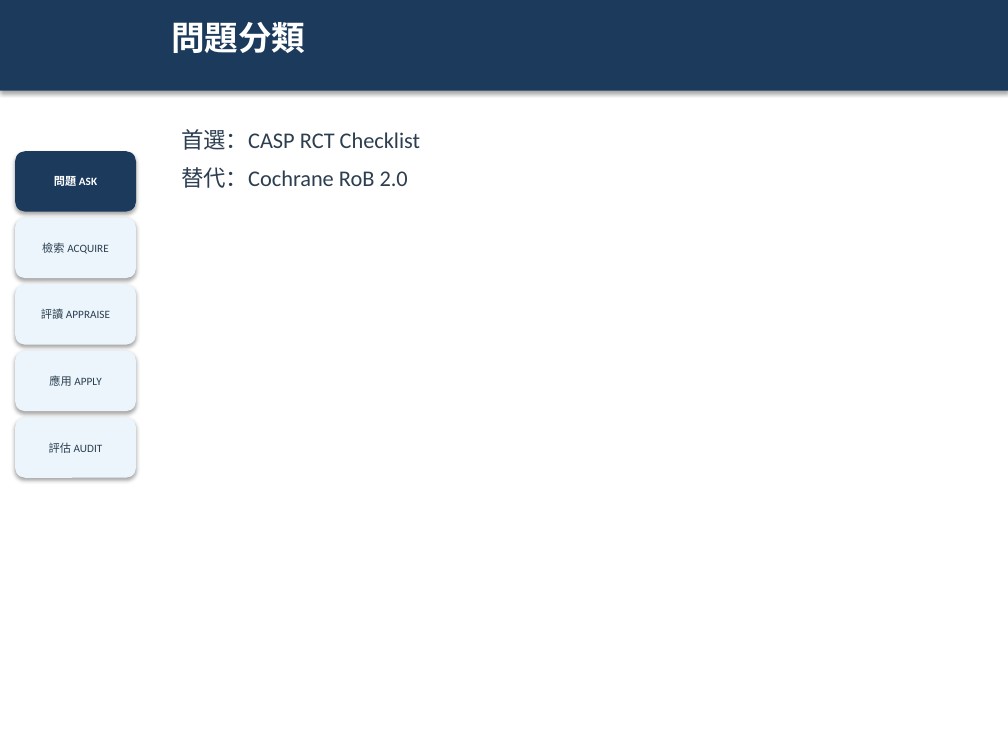
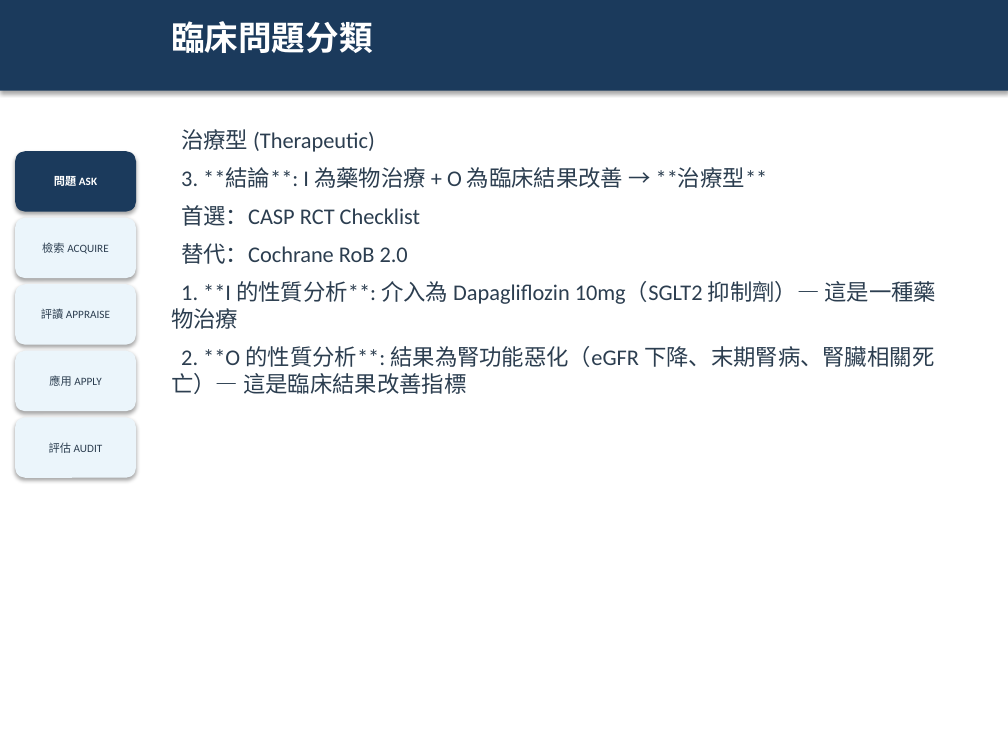
Before and after one commit to platypus31/ebm-report-pipeline, a slide deck: slide 11 of projects/example-sglt2i-ckd/06_slides/ebm-report.pptx (slide 5 before the commit). Drawn at 1008x756 pixels with LibreOffice and Linux fonts; fonts in the diff are those of the drawing. Boxes give left, top, right and bottom in pixels: in the first picture for what was removed or moved away, otherwise in the second. Text is boxed around its words. In the diff, an @@ line names an element or a change of style, - is before the commit and + after.

```diff
--- a/projects/example-sglt2i-ckd/06_slides/ebm-report.pptx
+++ b/projects/example-sglt2i-ckd/06_slides/ebm-report.pptx
@@ text at (171, 21, 373, 53): text changed @@
-問題分類
+臨床問題分類
@@ text at (181, 129, 768, 188): paragraphs added @@
+治療型 (Therapeutic)
+3. **結論**: I 為藥物治療 + O 為臨床結果改善 → **治療型**
@@ text at (171, 281, 936, 394): paragraphs added @@
+1. **I 的性質分析**: 介入為 Dapagliflozin 10mg（SGLT2 抑制劑）— 這是一種藥物治療
+2. **O 的性質分析**: 結果為腎功能惡化（eGFR 下降、末期腎病、腎臟相關死亡）— 這是臨床結果改善指標
```
Also in this commit, not shown: 13 other slides changed, 22 slides added, 2 other files.
